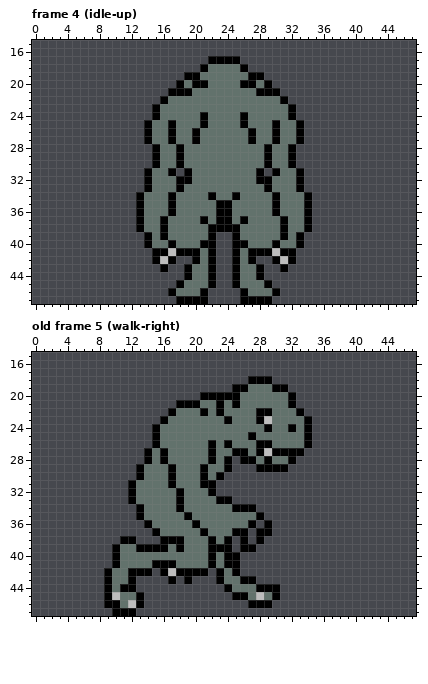
Two versions of one pixel-art file, party/pickman/spritesheet - alt.aseprite. The picture above is the old version.
48x48 pixels, 85 frames. Shown: frame 4 (idle-up): x 0..47, y 15..47; old frame 5 (walk-right): x 0..47, y 15..47. The commit also changed other frames, which this record leaves out.
Now the later version:
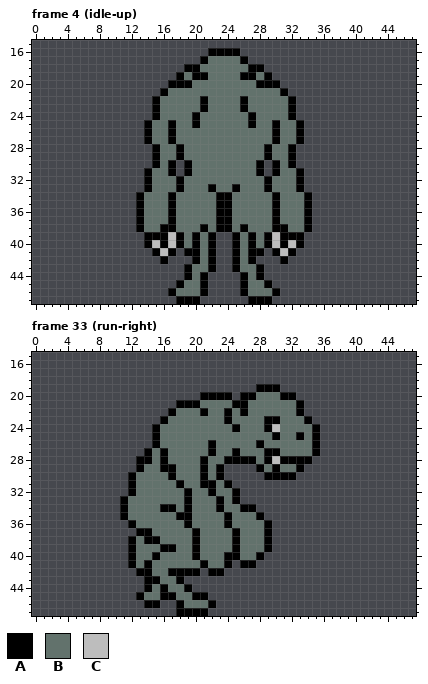
Palette (. is transparent): A #000000  B #62726c  C #bdbdbd
A new or re-ordered frame is compared with the old frame closest to it.
Edits made:
frames 85 -> 105
--- frame 4 (idle-up), layer "Flattened"
@@ x 13..34 @@
 15 ......................
-16 ......................
-17 .........AAAA.........
-18 ........ABBBBA........
-19 ......AABBBBBBAA......
-20 .....ABAABBBBAABA.....
-21 ....AAABBBBBBBBAAA....
-22 ...ABBBBBBBBBBBBBBA...
-23 ..ABBBBBBBBBBBBBBBBA..
-24 ..ABBBBBABBBBABBBBBA..
-25 .ABBABBBABBBBABBBABBA.
-26 .ABBABBABBBBBBABBABBA.
-27 .ABBABBABBBBBBABBABBA.
+16 .........AAAA.........
+17 ........ABBBBA........
+18 ......AABBBBBBAA......
+19 .....ABAABBBBAABA.....
+20 ....AAABBBBBBBBAAA....
+21 ...ABBBBBBBBBBBBBBA...
+22 ..ABBBBBABBBBABBBBBA..
+23 ..ABBBBBABBBBABBBBBA..
+24 ..ABBBBABBBBBBABBBBA..
+25 .ABBABBABBBBBBABBABBA.
+26 .ABBABBBBBBBBBBBBABBA.
+27 .ABBABBBBBBBBBBBBABBA.
 28 ..ABBABBBBBBBBBBABBA..
 29 ..ABBABBBBBBBBBBABBA..
-30 ..ABBABBBBBBBBBBABBA..
+30 ..ABA.ABBBBBBBBA.ABA..
 31 .ABBA.ABBBBBBBBA.ABBA.
-32 .ABBBAABBBBBBBBAABBBA.
-33 .ABBBABBBBBBBBBBABBBA.
-34 ABBBABBBBABBABBBBABBBA
+32 .ABBBABBBBBBBBBBABBBA.
+33 .ABBBABBBABBABBBABBBA.
+34 ABBBABBBBBAABBBBBABBBA
 35 ABBBABBBBBAABBBBBABBBA
 36 ABBBABBBBBAABBBBBABBBA
-37 ABBABBBBABAABABBBBABBA
-38 ABBABBBBBAAAABBBBBABBA
-39 .ABABBBBBA..ABBBBBABA.
-40 .ABBABBBAA..AABBBABBA.
-41 ..AACAAABA..ABAAACAA..
-42 ..ACA..ABA..ABA..ACA..
-43 ...A..ABBA..ABBA..A...
-44 ......ABBA..ABBA......
-45 .....ABBBA..ABBBA.....
+37 ABBBABBBBBAABBBBBABBBA
+38 ABBAABBBABAABABBBAABBA
+39 .AAACABABA..ABABACAAA.
+40 .ACACABABA..ABABACACA.
+41 ..ACA.AABA..ABAA.ACA..
+42 ...A...ABA..ABA...A...
+43 ......ABBA..ABBA......
+44 ......ABA....ABA......
+45 .....ABBA....ABBA.....
 46 ....ABBBA....ABBBA....
-47 .....AAAA....AAAA.....
+47 .....AAA......AAA.....
--- frame 33 (run-right) is new; against old frame 5 (walk-right), layer "Flattened"
@@ x 7..37 @@
 17 ...............................
-18 ....................AAA........
-19 ..................AABBBAA......
-20 ..............AAAAABBBBBBA.....
-21 ...........AAABBABABBBBBBA.....
-22 ..........ABBBABABBBBAABBBA....
-23 .........ABBBBBBBABBBACBBBBA...
-24 ........ABBBBBBBBBBBBBABBABA...
-25 ........ABBBBBBBBBBBABBBBBBA...
-26 ........ABBBBBBABABBBAABBBBA...
-27 .......ABABBBBBABBAABACAAAA....
-28 .......ABABBBBBABA.AABABBA.....
-29 ......ABBBABBBABBA...AAAA......
-30 ......ABBBABBBABA..............
-31 .....ABBBBABBBAA...............
-32 .....ABBBBBABBBA...............
-33 .....ABBBBBABBBBAA.............
-34 ......ABBBBABBBBBBAAA..........
-35 ......ABBBBBABBBBBBBBA.........
-36 .......ABBBBBABBBBBBA.A........
-37 ........ABBBBBABBBAA.AA........
-38 ....AA...AAABBBABA.A.A.........
-39 ...ABBAAAABABBBAAA.AA..........
-40 ...ABBBBBBBBBBBABAA............
-41 ...ABBBBAAABBBBABAA............
-42 ..ABBAAA.ACAAAA.ABA............
-43 ..ABBA....A.A...ABBAA..........
-44 ..ABAA...........ABBBAAA.......
-45 ..ACBBA...........AABCBA.......
-46 ..AABCA.............AAA........
-47 ...AAA.........................
+18 ...............................
+19 .....................AAA.......
+20 ..............AAAA.AABBBAA.....
+21 ...........AAABBBBAABBBBBBA....
+22 ..........ABBBABBABABBBBBBA....
+23 .........ABBBBBBBABBBBAABBBA...
+24 ........ABBBBBBBBBABBBACBBBBA..
+25 ........ABBBBBBBBBBBBBBABBABA..
+26 ........ABBBBBBABBBBBABBBBBBA..
+27 .......ABABBBBBABBABBBAABBBBA..
+28 ......AABABBBBABBAAAABACAAAA...
+29 ......ABBAABBBABA....ABABBA....
+30 .....ABBBBABBBABA.....AAAA.....
+31 .....ABBBBBABBAABA.............
+32 .....ABBBBBBABBABBA............
+33 ....ABBBBBBBABBBABA............
+34 ....ABBBBAABABBBABBAA..........
+35 ....ABBBBBBAABBBBABBBA.........
+36 .....ABBBBBBABBBBABBBBA........
+37 ......AABBBBBABBBBABBBA........
+38 .....ABAABBBBABBBBABBBA........
+39 .....ABBBAABBABBBBABBBA........
+40 .....ABBABBBBABBBAABBA.........
+41 .....ABABBBBBBABBA.AA..........
+42 ......AABBAAAA.AA..............
+43 .......AABBA...................
+44 .......ABABBA..................
+45 ......ABBAABBAA................
+46 .......AA..ABBBA...............
+47 ...........AAAA................
Changed places in both pictures, as pixel boxes (x1, y1, x2, y2):
changed: (152, 48, 296, 304)
changed: (104, 376, 320, 616)
